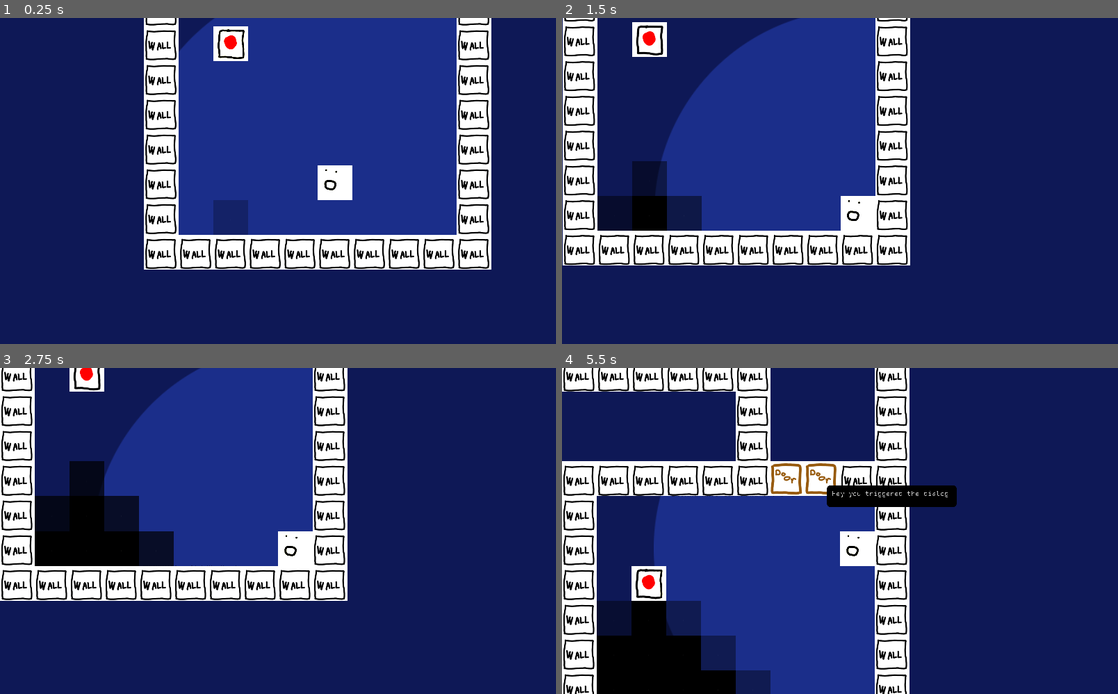
Above: before the commit, frames 1-4 (two rows, left to right).
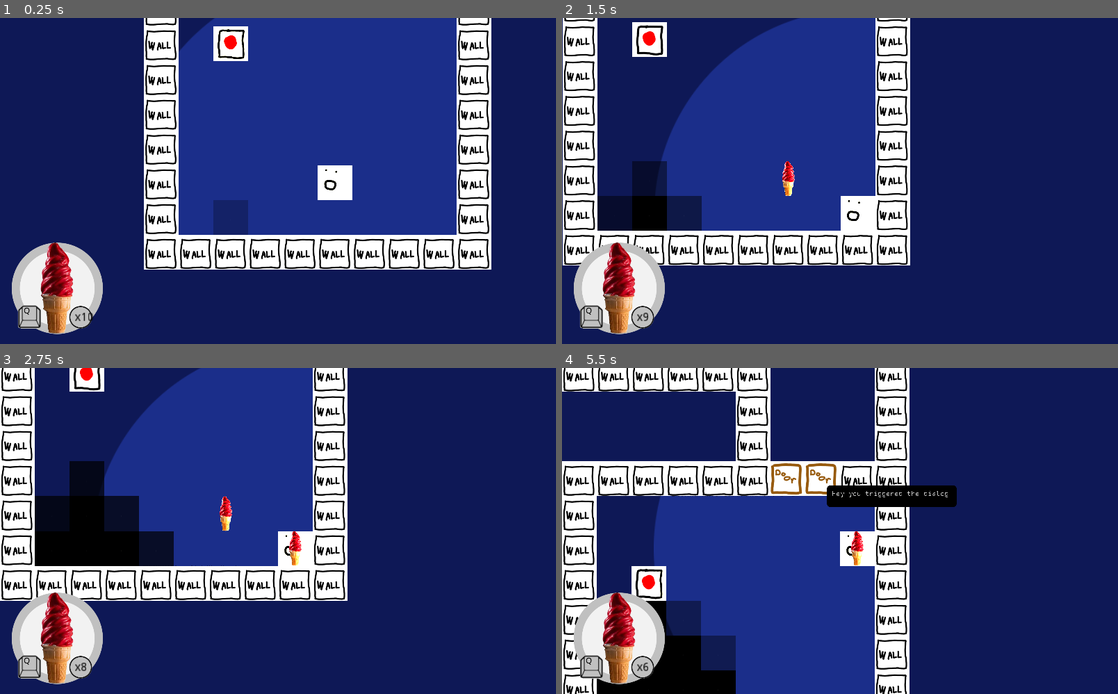
Above: after the commit, the same moments.

Repository: johnfn/LD50
Game: Godot game, scene res://MainScene.tscn
Two runs of this game, one before a commit and one after it. Both use one fixed random seed, a clock stepped at 60 frames per second and the inputs below.
Inputs:
- Up to frame 1 (0.25 s): no input
- Up to frame 2 (1.5 s): hold D (right) 0.53-1.28 s; tap Q (place item) at 0.6 s; hold S (down) from 1.28 s (still down); tap E (interact) at 1.35 s
- Up to frame 3 (2.75 s): tap Q (place item) at 1.55, 2.1 s; release S (down) at 2.03 s; hold D (right) from 2.03 s (still down)
- Up to frame 4 (5.5 s): release D (right) at 2.78 s; hold W (up) 2.78-3.53 s; tap Q (place item) at 2.85, 3.8, 4.35, 5.1 s; hold A (left) 3.53-5.03 s; tap E (interact) at 3.6 s; hold S (down) from 5.03 s (still down)

The runs differ from the first frame. In frame 1, 3.7% of the frame differs, in the area x 2-19%, y 68-98%; in frame 2, 3.8%; in frame 3, 4.0%; in frame 4, 4.1%, in the area x 2-55%, y 50-100%.

Commit message:
Added torch placement

Diff:
--- a/MainScene.tscn
+++ b/MainScene.tscn
@@ -34,6 +34,7 @@
 
 [node name="Player" parent="." instance=ExtResource( 1 )]
 position = Vector2( 896, -6144 )
+torch_parent = NodePath("../Torches")
 
 [node name="Dialog" parent="Player" instance=ExtResource( 10 )]
 
@@ -44,4 +45,6 @@
 smoothing_speed = 6.0
 script = ExtResource( 3 )
 
+[node name="Torches" type="Node2D" parent="."]
+
 [node name="UI" parent="." instance=ExtResource( 6 )]
--- /dev/null
+++ b/Torch.tscn
@@ -0,0 +1,10 @@
+[gd_scene load_steps=2 format=2]
+
+[ext_resource path="res://assets/torch.png" type="Texture" id=1]
+
+[node name="Torch" type="Node2D"]
+
+[node name="Sprite" type="Sprite" parent="."]
+position = Vector2( 64, 64 )
+scale = Vector2( 0.5, 0.5 )
+texture = ExtResource( 1 )
--- a/scripts/globals.gd
+++ b/scripts/globals.gd
@@ -4,8 +4,8 @@
 
 var is_showing_dialog = false
 var grid_size = 128
-var num_torches = 0
-var encountered_torches = false
+var num_torches = 10
+var encountered_torches = true
 var current_level = 1
 
 func get_level(which_level):
--- a/scripts/light_switch.gd
+++ b/scripts/light_switch.gd
@@ -16,11 +16,22 @@
     linked_door_nodes.append(get_node(door_path))
 
 func _physics_process(delta):
-  if Globals.Player.position.distance_to(position) < player_light_distance:
+  var is_lit = false
+  if Globals.Player.global_position.distance_to(global_position) < player_light_distance:
     var space = get_world_2d().get_direct_space_state()
     var half_step = Vector2(Globals.grid_size / 2, Globals.grid_size / 2)
-    var raycast_result = space.intersect_ray(position + half_step, Globals.Player.position + half_step, [], raycast_mask)
-    if (len(raycast_result) > 0) == is_on:
+    var raycast_result = space.intersect_ray(global_position + half_step, Globals.Player.global_position + half_step, [], raycast_mask)
+    if len(raycast_result) == 0:
+      is_lit = true
+  for torch in get_tree().get_nodes_in_group("torches"):
+    if torch.global_position.distance_to(global_position) < torch_light_distance:
+      var space = get_world_2d().get_direct_space_state()
+      var half_step = Vector2(Globals.grid_size / 2, Globals.grid_size / 2)
+      var raycast_result = space.intersect_ray(global_position + half_step, torch.global_position + half_step, [], raycast_mask)
+      if len(raycast_result) == 0:
+        is_lit = true
+
+    if is_lit != is_on:
       is_on = not is_on
       for door in linked_door_nodes:
         door.toggle_open()
--- a/scripts/player.gd
+++ b/scripts/player.gd
@@ -7,6 +7,9 @@
 # var ticks_to_move = 0.25
 var ticks_to_move = 0.1
 onready var dialog = $Dialog
+var torch = preload("res://Torch.tscn")
+export var torch_parent : NodePath
+onready var torch_parent_node = get_node(torch_parent)
 
 func round_position(target):
   target.position.x = round(target.position.x / size) * size
@@ -27,7 +30,21 @@
 
   round_position(self)
 
-func _process(delta):
+func _unhandled_input(event):
+  if Input.is_action_just_pressed("place item") and Globals.num_torches > 0:
+    var already_torched = false
+    for torch in get_tree().get_nodes_in_group("torches"):
+      if torch.global_position.distance_to(global_position) < Globals.grid_size:
+        already_torched = true
+    if not already_torched:
+      Globals.num_torches -= 1
+      var new_torch = torch.instance()
+      new_torch.add_to_group("torches")
+      torch_parent_node.add_child(new_torch)
+      new_torch.global_position = global_position
+
+
+func _physics_process(delta):
   if Globals.game_mode() != "normal":
     return
 
--- a/scripts/shadow_spawner.gd
+++ b/scripts/shadow_spawner.gd
@@ -5,6 +5,7 @@
 export var grid_offset : Vector2 = Vector2.ZERO
 export var grid_size : float = 128
 export var shadow_propogation_time : float = 1
+export var torch_buffer : int = 3
 # TODO should this include the player?
 export var raycast_mask = 0b11100
 export var movable_raycast_mask = 0b1000000
@@ -27,7 +28,7 @@
   add_child(shadow)
   boundary_shadows.append(shadow)
 
-
+# TODO remove all uses of position
 func _physics_process(delta):
   var space = get_world_2d().get_direct_space_state()
   var to_remove = []
@@ -44,8 +45,15 @@
         else:
           raycast_results = space.intersect_ray(shadow_center, shadow_center + spawn_offset, [shadow], movable_raycast_mask)
           if len(raycast_results) == 0:
-            spawn_shadow(shadow.position + spawn_offset)
-            blocked += 1
+            var torch_blocked = false
+            for torch in get_tree().get_nodes_in_group("torches"):
+              var xdiff = abs(torch.global_position.x - shadow.global_position.x)
+              var ydiff = abs(torch.global_position.y - shadow.global_position.y)
+              if (xdiff + ydiff) <= torch_buffer * Globals.grid_size:
+                torch_blocked = true
+            if not torch_blocked:
+              spawn_shadow(shadow.global_position + spawn_offset)
+              blocked += 1
 
       if blocked == len(spawn_offsets):
         to_remove.append(i)
Binary file changed: assets/torch.png
